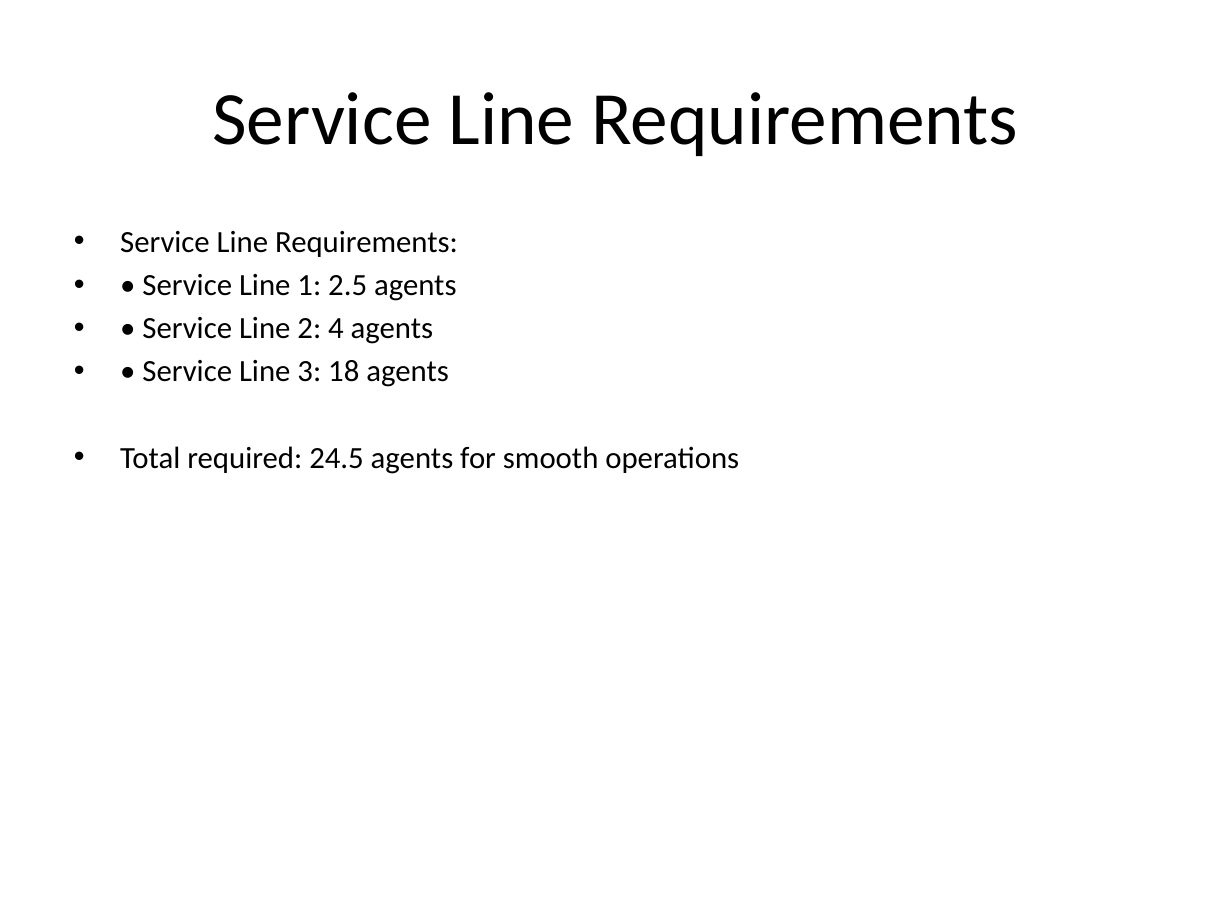
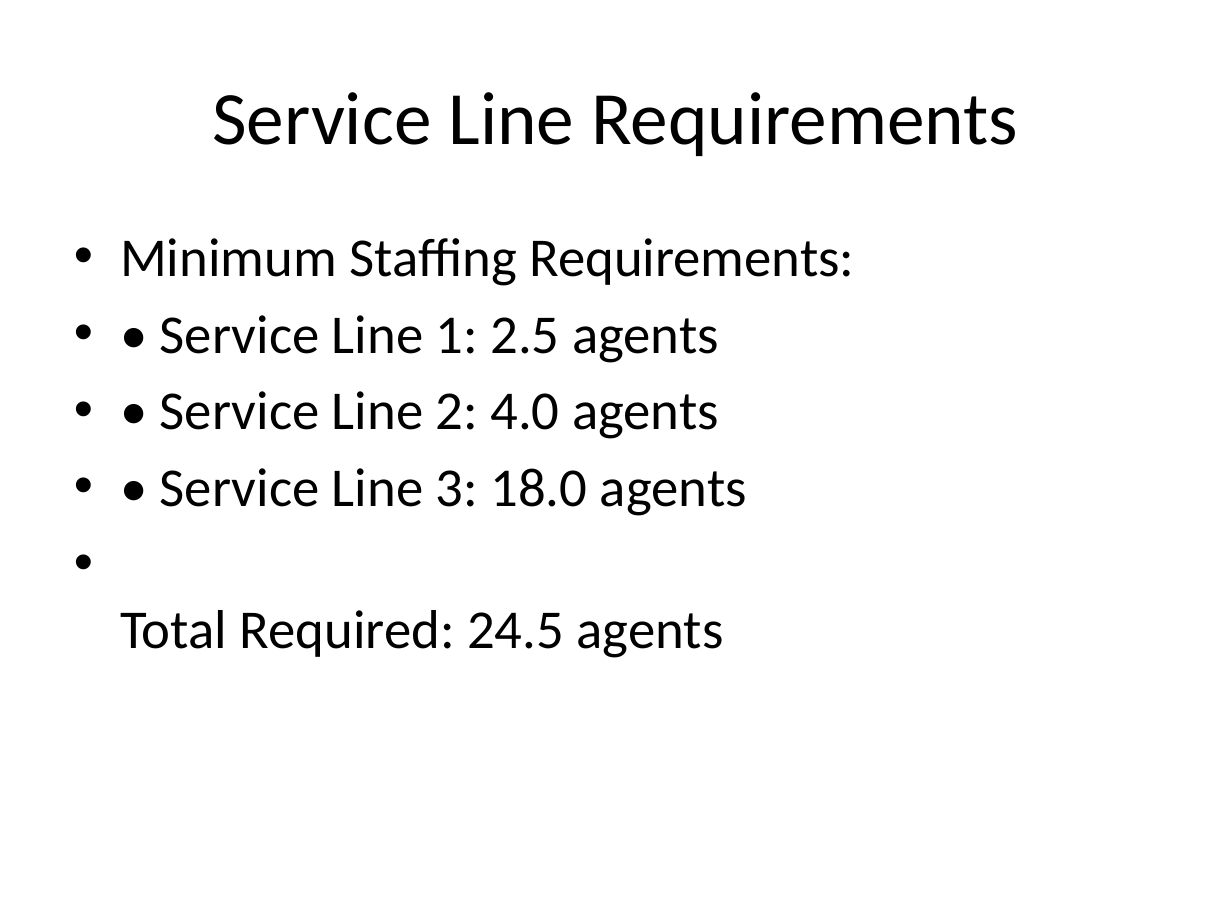
Before and after one commit to Gracing47/ExerciseAssessment, a slide deck: slide 2 of Assessment_03/output/Presentation/team_availability_analysis.pptx. Drawn at 1232x924 pixels with LibreOffice and Linux fonts; fonts in the diff are those of the drawing. Boxes give left, top, right and bottom in pixels: in the first picture for what was removed or moved away, otherwise in the second. Text is boxed around its words. In the diff, an @@ line names an element or a change of style, - is before the commit and + after.

Commit message:
Update team availability analysis
Changes:
- Corrected statistics and analysis
- Improved markdown documentation structure
- Updated presentation with better formatting
- Cleaned up script files
- Added detailed recommendations and action plan

```diff
--- a/Assessment_03/output/Presentation/team_availability_analysis.pptx
+++ b/Assessment_03/output/Presentation/team_availability_analysis.pptx
@@ text at box(120, 238, 854, 286): text changed; size 18 to 32 pt @@
-• Service Line Requirements:
+• Minimum Staffing Requirements:
@@ text at box(160, 315, 719, 363): size 18 to 32 pt in "• Service Line 1: 2.5 agents"; more space between paragraphs @@
@@ text at box(120, 391, 747, 658): text changed; size 18 to 32 pt @@
-• • Service Line 2: 4 agents
-• • Service Line 3: 18 agents
-• Total required: 24.5 agents for smooth operations
+• • Service Line 2: 4.0 agents
+• • Service Line 3: 18.0 agents
+• Total Required: 24.5 agents
```
Also in this commit, not shown: 2 other slides changed, 5 slides added, 3 slides removed, 6 other files.
